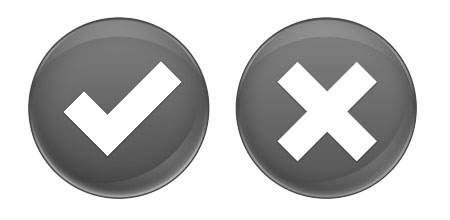
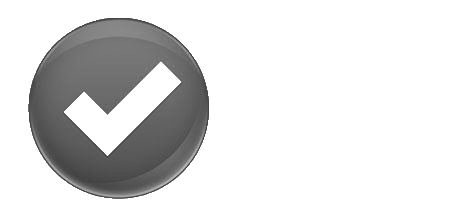
Two versions of the same layered image (450x220). Layer-by-layer changes:
hid "Layer 2" over [236,18,417,199]
hid "Background" over [24,16,424,200]
